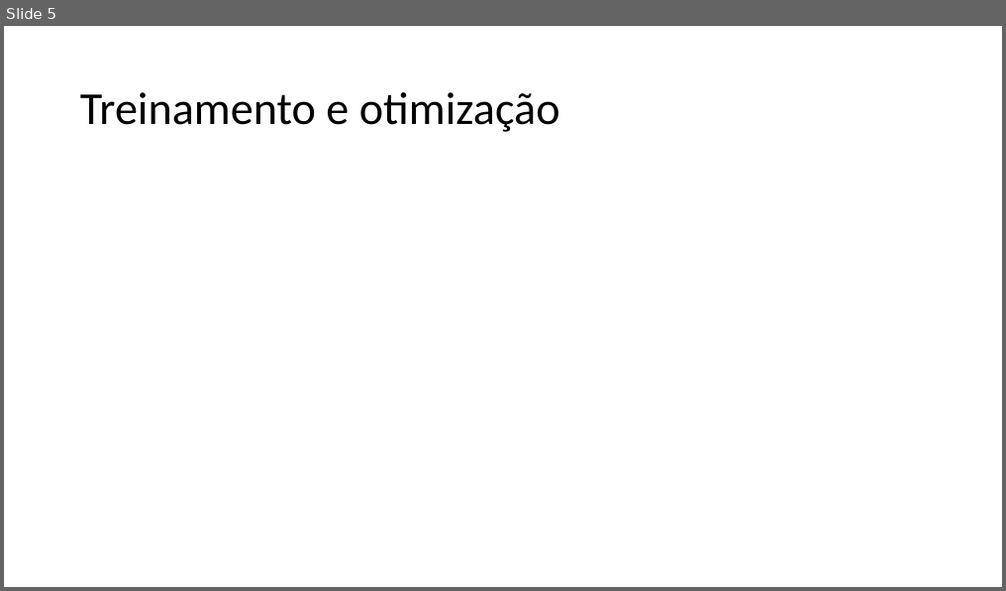
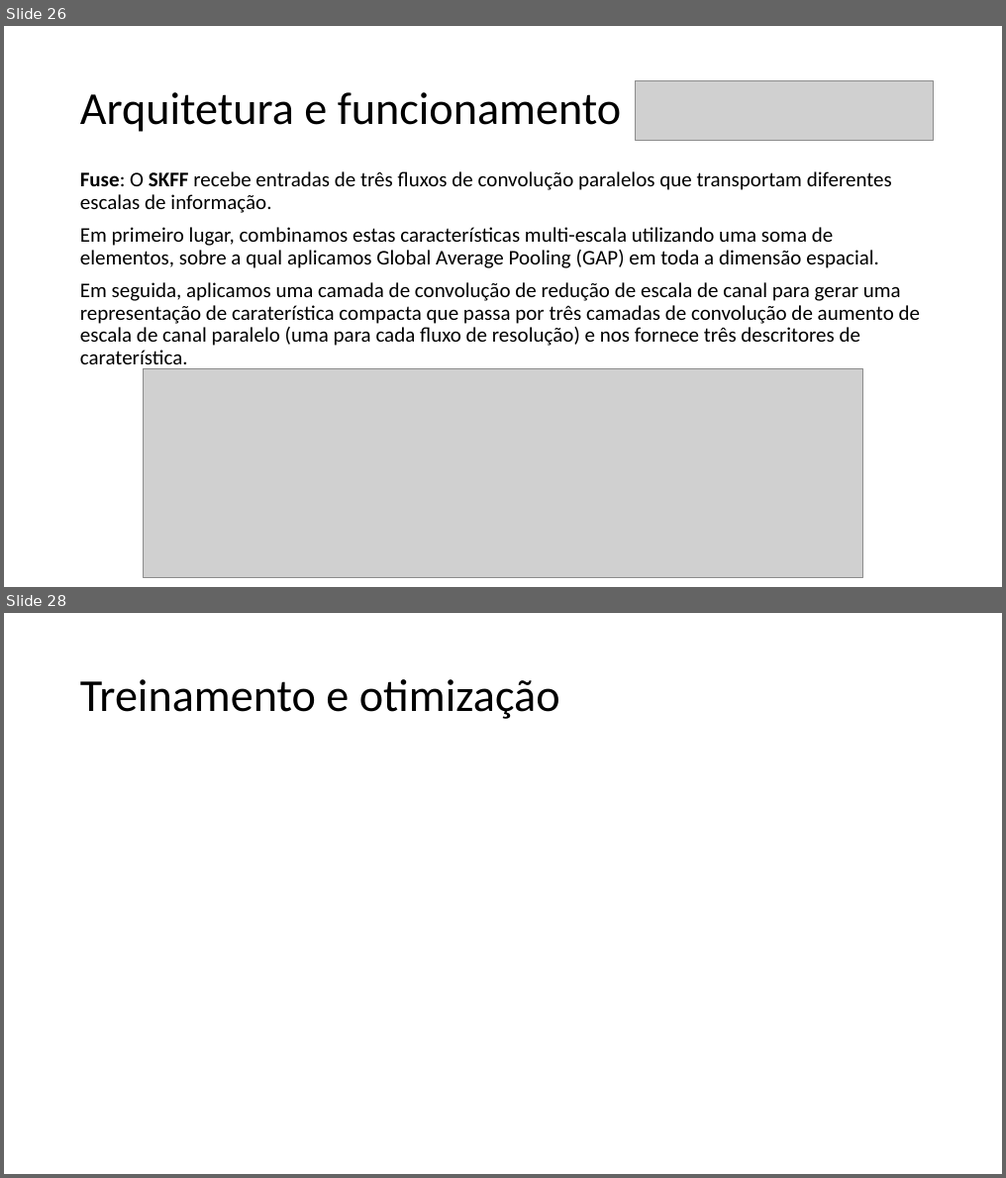
Before and after one commit to HyAgOsK/Research-Machine-Laerning-models, a slide deck: Seminário MirNet/TP558_X_Template.pptx. Shown one above the other, each under a label of ours: slide 5 before the commit, slides 26 and 28 after it; the slides between them are not shown. The pictures are 1006x591 and 1006x1178 pixels, drawn with LibreOffice and Linux fonts; fonts in the diff are those of the drawing; grey boxes stand for pictures. Boxes give left, top, right and bottom in pixels: in the first picture for what was removed or moved away, otherwise in the second. Text is boxed around its words. In the diff, an @@ line names an element or a change of style, - is before the commit and + after.

Commit message:
Ad modify pptx

```diff
--- a/Seminário MirNet/TP558_X_Template.pptx
+++ b/Seminário MirNet/TP558_X_Template.pptx
@@ slide 26 added at [4, 26, 1002, 587], background #FFFFFF @@
@@ picture added at [635, 80, 934, 140] @@
@@ title added at [80, 92, 621, 132], 44 pt, text #000000 @@
+Arquitetura e funcionamento
@@ text added at [80, 172, 920, 372], 20 pt, text #000000 @@
+Fuse: O SKFF recebe entradas de três fluxos de convolução paralelos que transportam diferentes escalas de informação.
+Em primeiro lugar, combinamos estas características multi-escala utilizando uma soma de elementos, sobre a qual aplicamos Global Average Pooling (GAP) em toda a dimensão espacial.
+Em seguida, aplicamos uma camada de convolução de redução de escala de canal para gerar uma representação de caraterística compacta que passa por três camadas de convolução de aumento de escala de canal paralelo (uma para cada fluxo de resolução) e nos fornece três descritores de caraterística.
@@ picture added at [143, 369, 863, 577] @@
@@ what was slide 5 is now slide 28 @@
```
Also in this commit, not shown: 2 slides changed, 24 other slides added, 2 slides removed, 5 other files.
